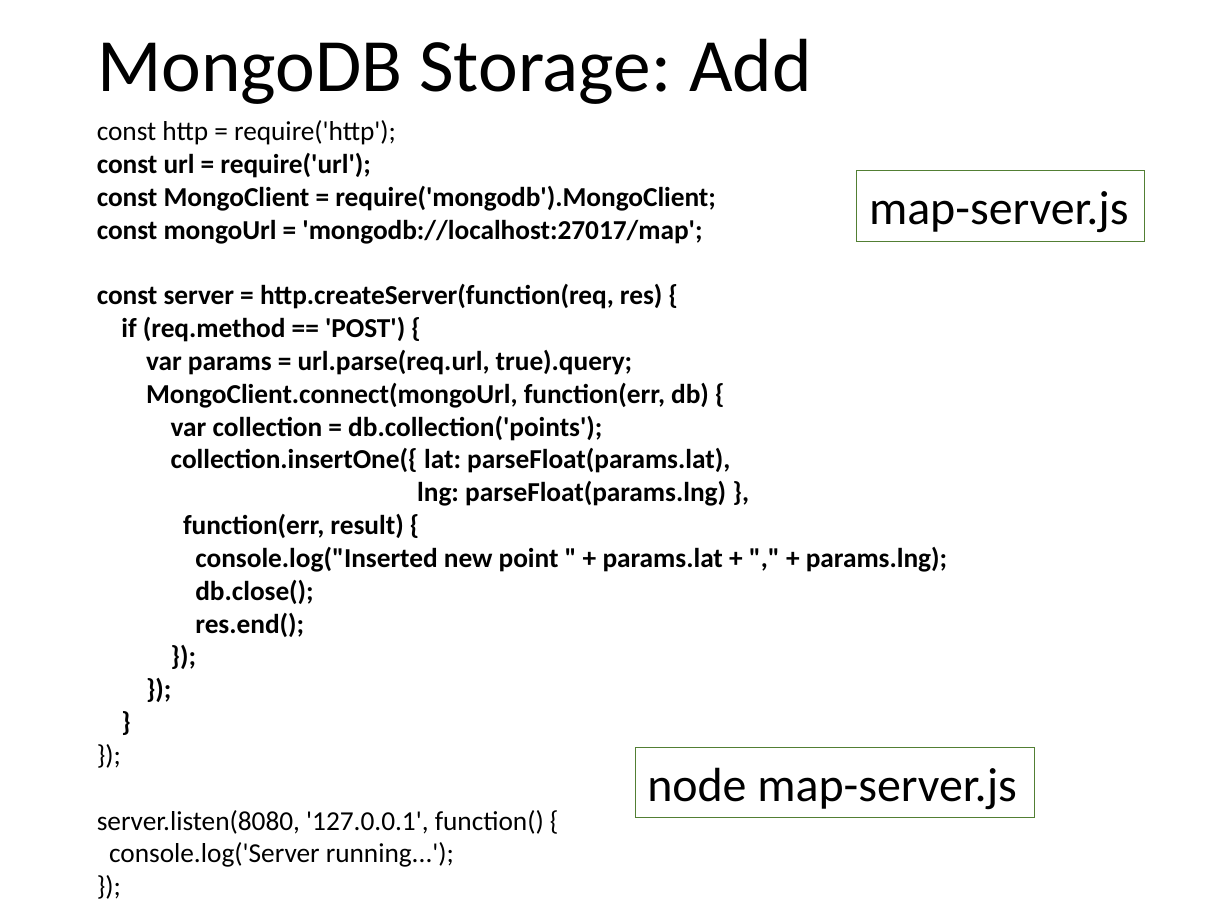
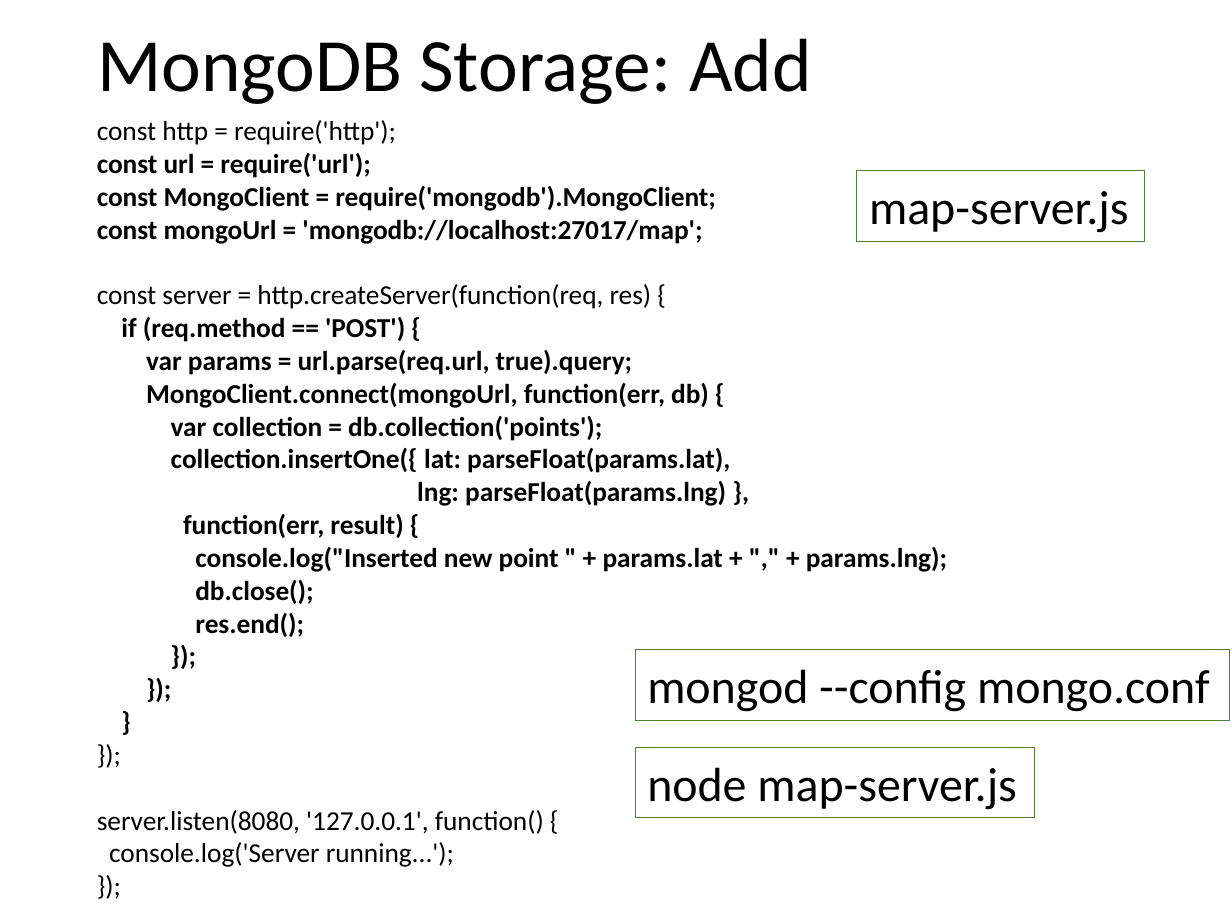
Before and after one commit to vitali-kviatkouski/vstu, a slide deck: slide 12 of node_js.pptx (slide 11 before the commit). Drawn at 1232x924 pixels with LibreOffice and Linux fonts; fonts in the diff are those of the drawing. Boxes give left, top, right and bottom in pixels: in the first picture for what was removed or moved away, otherwise in the second. Text is boxed around its words. In the diff, an @@ line names an element or a change of style, - is before the commit and + after.

```diff
--- a/node_js.pptx
+++ b/node_js.pptx
@@ text at (97,284,652,309): bold off in "const server = http.createServer(function(req, res) {" @@
@@ rectangle added at (636,650,1230,721), outline #538035 0.75 pt, 28 pt, text #000000 @@
+mongod --config mongo.conf
```
Also in this commit, not shown: 5 other slides changed, 1 slide added.
